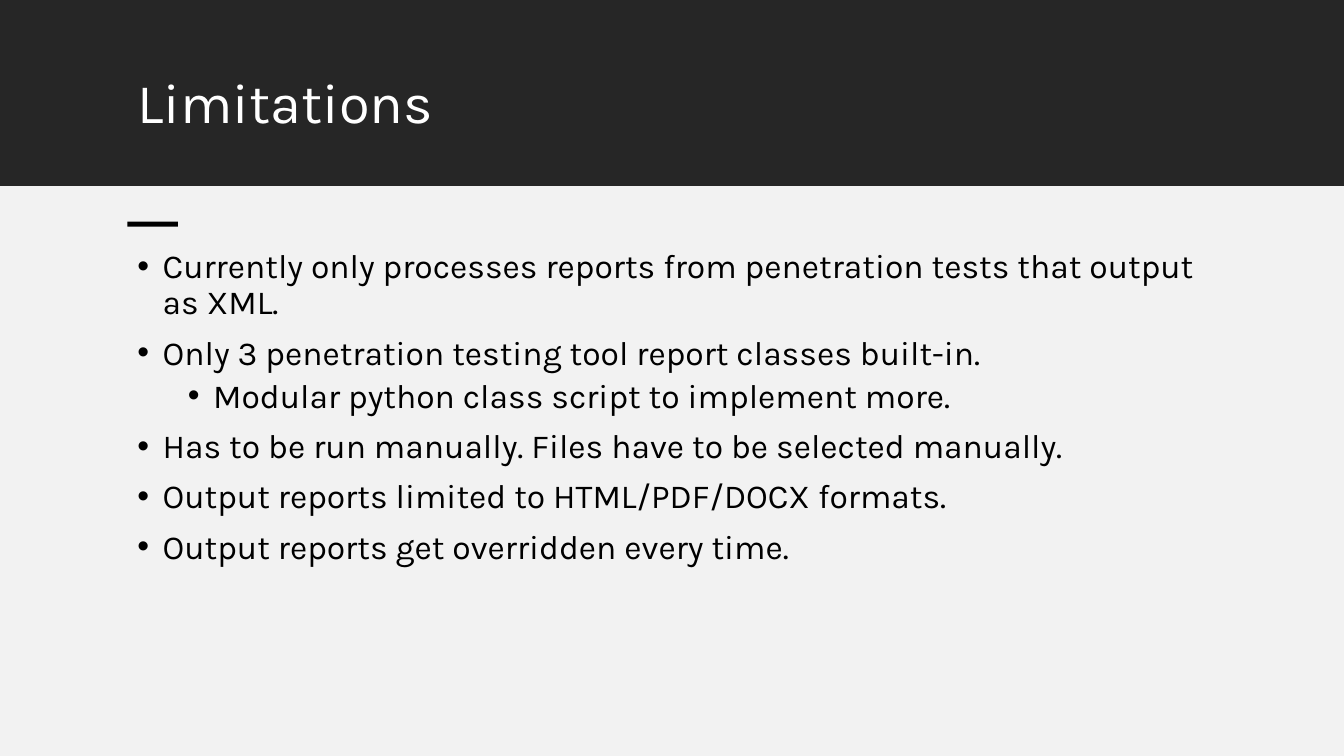
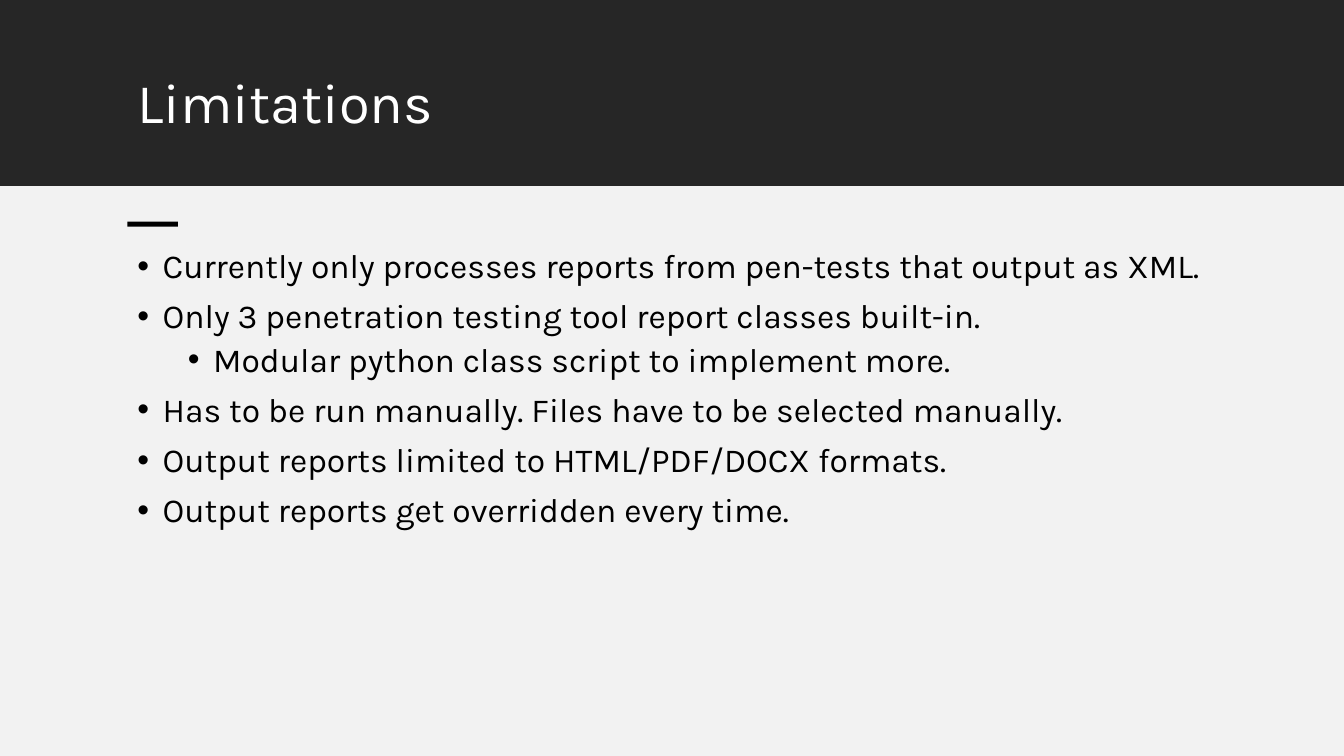
Before and after one commit to Nagaan/auto-report-writer, a slide deck: slide 6 of docs/presentation.pptx. Drawn at 1344x756 pixels with LibreOffice and Linux fonts; fonts in the diff are those of the drawing. Boxes give left, top, right and bottom in pixels: in the first picture for what was removed or moved away, otherwise in the second. Text is boxed around its words. In the diff, an @@ line names an element or a change of style, - is before the commit and + after.

```diff
--- a/docs/presentation.pptx
+++ b/docs/presentation.pptx
@@ text at [163, 255, 1199, 287]: text changed @@
-• Currently only processes reports from penetration tests that output as XML.
+• Currently only processes reports from pen-tests that output as XML.
```
Also in this commit, not shown: 2 other slides changed, 3 other files.
